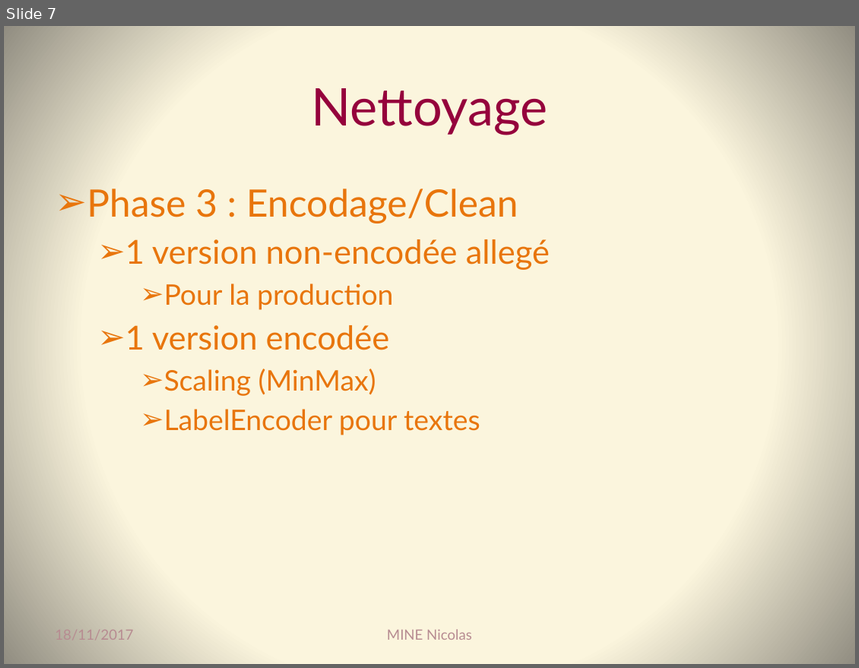
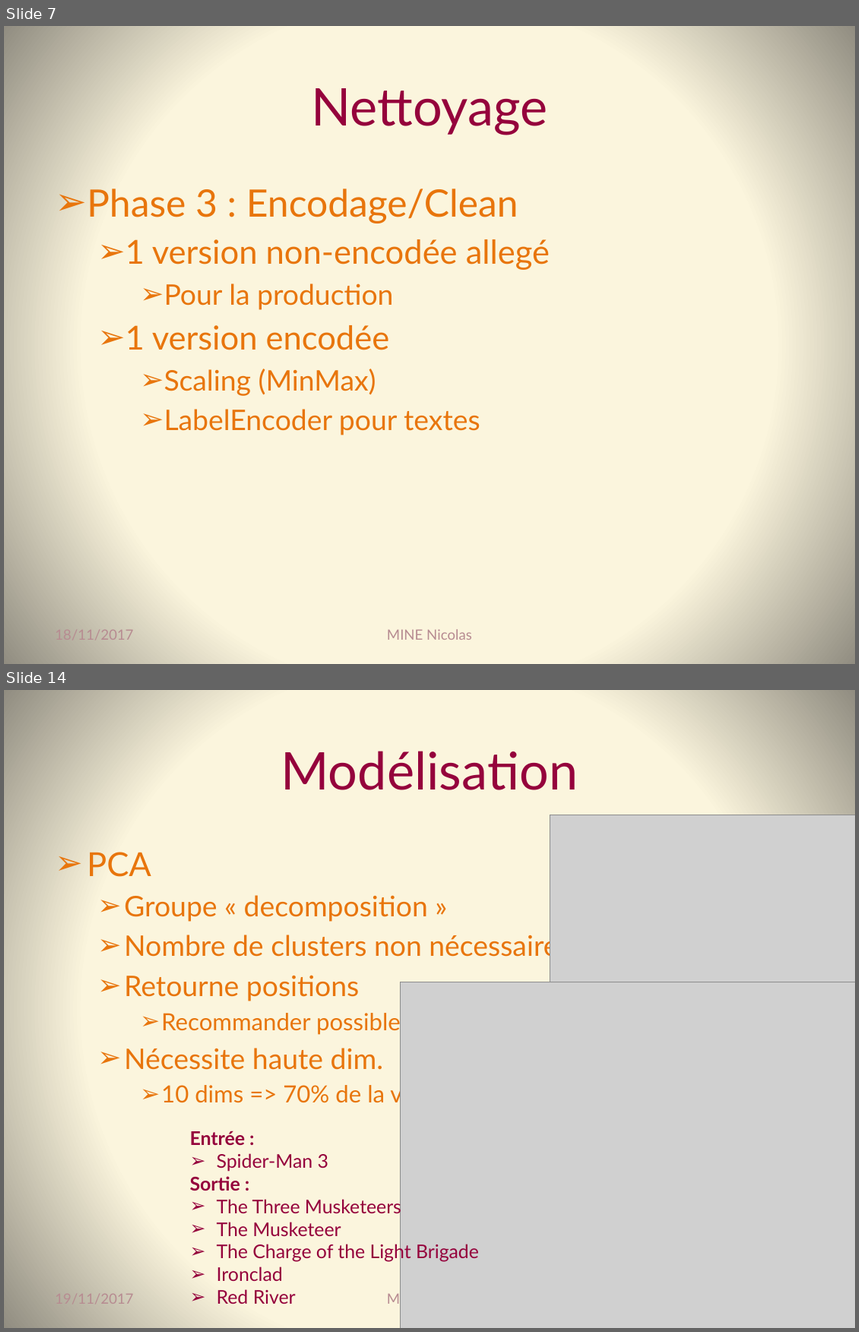
Before and after one commit to Coni63/OC_DS, a slide deck: Projet 3 - recomm. de films/Presentation-projet_3.pptx. Shown one above the other, each under a label of ours: slide 7 before the commit, slides 7 and 14 after it; the slides between them are not shown. The pictures are 859x668 and 859x1332 pixels, drawn with LibreOffice and Linux fonts; fonts in the diff are those of the drawing; grey boxes stand for pictures. Boxes give left, top, right and bottom in pixels: in the first picture for what was removed or moved away, otherwise in the second. Text is boxed around its words. In the diff, an @@ line names an element or a change of style, - is before the commit and + after.

```diff
--- a/Projet 3 - recomm. de films/Presentation-projet_3.pptx
+++ b/Projet 3 - recomm. de films/Presentation-projet_3.pptx
@@ slide 14 added at (4, 690, 855, 1328), background gradient #FCF7DD to #918E81 @@
@@ title added at (281, 751, 578, 790), 44 pt, text #95023C @@
+Modélisation
@@ picture added at (550, 815, 855, 1027) @@
@@ text added at (87, 852, 558, 1107), 24 pt, text #E8750C @@
+➢ PCA
+  ➢ Groupe « decomposition »
+  ➢ Nombre de clusters non nécessaire
+  ➢ Retourne positions
+    ➢ Recommander possible
+  ➢ Nécessite haute dim.
+    ➢ 10 dims => 70% de la variance
@@ picture added at (401, 983, 855, 1328) @@
@@ text added at (190, 1131, 479, 1304), 16 pt, text #95023C @@
+Entrée :
+➢ Spider-Man 3
+Sortie :
+➢ The Three Musketeers
+➢ The Musketeer
+➢ The Charge of the Light Brigade
+➢ Ironclad
+➢ Red River
@@ text added at (55, 1294, 133, 1304), 12 pt, text #B78C92 @@
+19/11/2017
@@ text added at (387, 1292, 424, 1307), 12 pt, text #B78C92 @@
+MINE Nicolas
```
Also in this commit, not shown: 5 slides changed, 6 other slides added, 13 other files.
